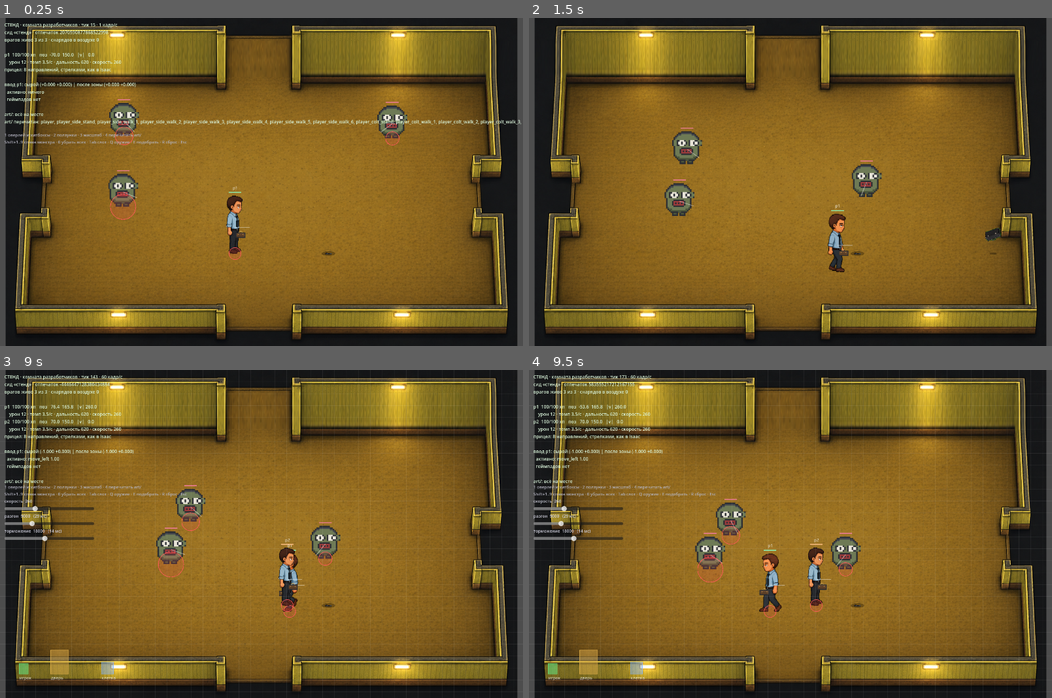
Above: before the commit, frames 1-4 (two rows, left to right).
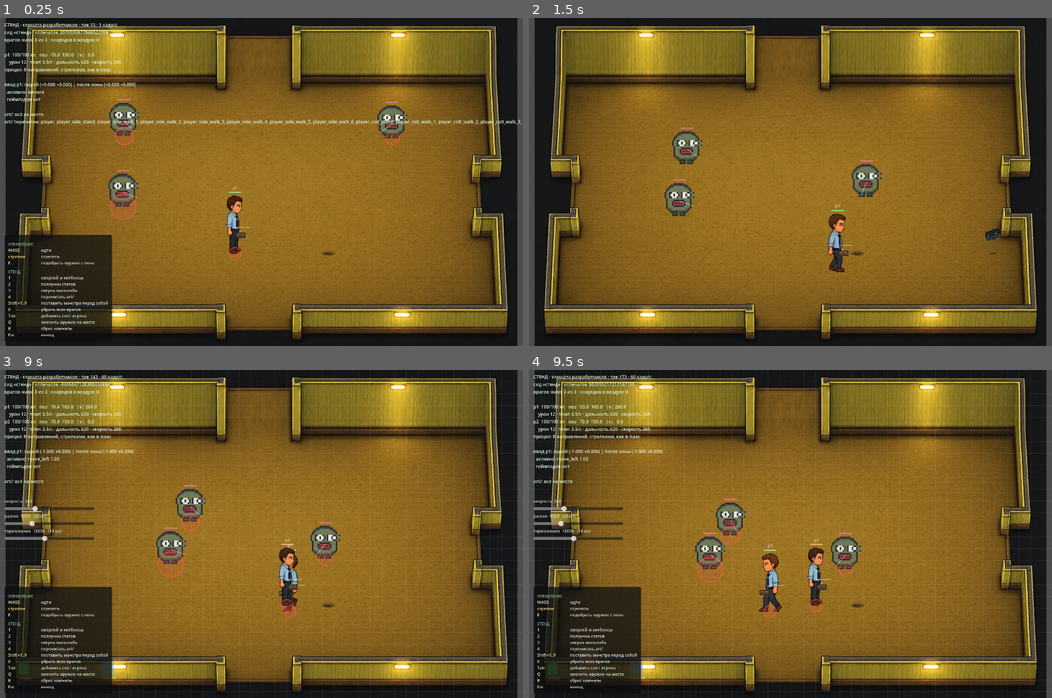
Above: after the commit, the same moments.

Repository: e2or28/lomka
Game: Godot game, scene res://game/dev_sandbox.tscn
The game is run twice, just before and just after one commit, with the same random seed, the same clock (stepped at 60 frames per second) and the same inputs.
Inputs (mouse positions are in pixels of both pictures, inside the frame that each line leads up to):
- Up to frame 1 (0.25 s): no input
- Up to frame 2 (1.5 s): tap Enter at 0.5 s; move the mouse to (905, 165) at 0.52 s; hold D 0.53-1.28 s; tap 1 at 0.6 s; click (905, 165) at 0.67 s; tap Space at 0.77 s; move the mouse to (685, 198) at 1.27 s; hold S from 1.28 s (still down); tap 9 at 1.35 s
- Up to frame 3 (9 s): tap Space at 1.52, 3.02, 3.77, 4.52, 6.02, 6.77, 7.52 s; move the mouse to (313, 461) at 2.02 s; release S at 2.03 s; hold D 2.03-2.78 s; tap 2 at 2.1 s; move the mouse to (235, 599) at 2.77 s; hold W 2.78-3.53 s; tap 3 at 2.85 s; click (235, 599) at 2.92 s; move the mouse to (418, 583) at 3.52 s; hold A 3.53-5.03 s; tap 4 at 3.6 s; move the mouse to (104, 484) at 4.27 s; tap Tab at 4.35 s; move the mouse to (287, 534) at 5.02 s; hold S 5.03-5.78 s; tap Q at 5.1 s; click (287, 534) at 5.17 s; move the mouse to (183, 452) at 5.77 s; hold D 5.78-6.53 s; tap 0 at 5.85 s; move the mouse to (376, 517) at 6.52 s; hold W 6.53-7.28 s; tap R at 6.6 s; move the mouse to (156, 550) at 7.27 s; hold D 7.28-8.03 s; tap E at 7.35 s; click (156, 550) at 7.42 s; move the mouse to (313, 461) at 8.02 s; hold S 8.03-8.78 s; tap F at 8.1 s; move the mouse to (235, 599) at 8.77 s; hold A from 8.78 s (still down); tap 1 at 8.85 s
- Up to frame 4 (9.5 s): keep holding A; tap Space at 9.02 s

The runs differ from the first frame. In frame 1, 5.8% of the frame differs, in the area x 0-36%, y 35-99%; in frame 2, nothing differs; in frame 3, 5.8%; in frame 4, 5.8%.

Commit message:
Подсказка по клавишам на экране: что нажимать и что будет
Строка подсказки была одна, мелкая и серая поверх светлого пола — её не
читали, потому что не видели. Теперь это список в левом нижнем углу:
клавиша янтарным, действие светлым, на тёмной подложке.

Разделён на два блока не для красоты. «Управление» — то, что останется
в игре и достанется игроку. «Стенд» — то, чего в игре не будет никогда.
Смешивать их значит однажды выпустить сборку, где Shift и цифра ставят
монстра.

Список лежит данными: завёл действие — дописал строку, и оно сразу видно
на экране. Списки, которые надо синхронизировать с кодом руками, живут
ровно до второй правки.

Колонка клавиш одной ширины на оба блока: сетки считают ширину каждая по
своим строкам, и описания начинались на разном отступе. Рост контейнера
развёрнут вверх — от нижнего якоря он иначе уходит за экран целиком.

Co-Authored-By: Claude Opus 5 <noreply@anthropic.com>

Diff:
--- a/game/debug_overlay.gd
+++ b/game/debug_overlay.gd
@@ -17,8 +17,38 @@
 	{"stat": "friction", "label": "торможение", "min": 200.0, "max": 40000.0, "step": 100.0},
 ]
 
+## Подсказка данными: завёл действие — дописал строку, и оно сразу видно
+## на экране. Списки, которые надо синхронизировать руками с кодом, живут
+## ровно до второй правки.
+const CONTROLS := [
+	["WASD", "идти"],
+	["стрелки", "стрелять"],
+	["E", "подобрать оружие с пола"],
+]
+
+const STAND_KEYS := [
+	["1", "оверлей и хитбоксы"],
+	["2", "ползунки статов"],
+	["3", "сверка масштаба"],
+	["4", "перечитать art/"],
+	["Shift+1..9", "поставить монстра перед собой"],
+	["0", "убрать всех врагов"],
+	["Tab", "добавить слот игрока"],
+	["Q", "сменить оружие на месте"],
+	["R", "сброс комнаты"],
+	["Esc", "выход"],
+]
+
+const KEY_COLOR := Color(0.98, 0.87, 0.55)
+const TEXT_COLOR := Color(0.86, 0.88, 0.9)
+const TITLE_COLOR := Color(0.55, 0.7, 0.6)
+
+## Колонка клавиш одной ширины на оба блока: иначе описания начинаются на
+## разном отступе, потому что сетки считают ширину каждая по своим строкам.
+const KEY_COLUMN := 78.0
+
 var _readout: Label = null
-var _hint: Label = null
+var _legend: VBoxContainer = null
 var _panel: VBoxContainer = null
 var _sliders: Dictionary = {}
 var _value_labels: Dictionary = {}
@@ -33,13 +63,33 @@
 	_readout.add_theme_color_override("font_color", Color(0.85, 0.95, 0.85))
 	add_child(_readout)
 
-	_hint = Label.new()
-	_hint.position = Vector2(12, 306)
-	_hint.add_theme_font_size_override("font_size", 11)
-	_hint.add_theme_color_override("font_color", Color(0.7, 0.7, 0.75))
-	_hint.text = "1 оверлей и хитбоксы · 2 ползунки · 3 масштаб · 4 перечитать art/\n" \
-		+ "Shift+1..9 спавн монстра · 0 убрать всех · Tab слот · Q оружие · E подобрать · R сброс · Esc"
-	add_child(_hint)
+	# Подложка: светлый пол съедает серый текст, и подсказка перестаёт
+	# читаться ровно там, где нужна — посреди комнаты.
+	var backdrop := PanelContainer.new()
+	backdrop.set_anchors_and_offsets_preset(
+		Control.PRESET_BOTTOM_LEFT, Control.PRESET_MODE_MINSIZE)
+	backdrop.offset_left += 12
+	backdrop.offset_right += 12
+	backdrop.offset_top -= 12
+	backdrop.offset_bottom -= 12
+	# Иначе список растёт вниз от нижнего края и уходит за экран целиком.
+	backdrop.grow_vertical = Control.GROW_DIRECTION_BEGIN
+
+	var style := StyleBoxFlat.new()
+	style.bg_color = Color(0.05, 0.06, 0.07, 0.74)
+	style.set_corner_radius_all(4)
+	style.set_content_margin_all(10)
+	backdrop.add_theme_stylebox_override("panel", style)
+	add_child(backdrop)
+
+	_legend = VBoxContainer.new()
+	_legend.add_theme_constant_override("separation", 1)
+	backdrop.add_child(_legend)
+
+	_legend.add_child(_legend_title("УПРАВЛЕНИЕ"))
+	_legend.add_child(_legend_rows(CONTROLS))
+	_legend.add_child(_legend_title("СТЕНД"))
+	_legend.add_child(_legend_rows(STAND_KEYS))
 
 	_panel = VBoxContainer.new()
 	_panel.position = Vector2(12, 344)
@@ -49,6 +99,40 @@
 
 	for knob in KNOBS:
 		_add_knob(knob)
+
+
+func _legend_title(text: String) -> Label:
+	var label := Label.new()
+	label.text = text
+	label.add_theme_font_size_override("font_size", 10)
+	label.add_theme_color_override("font_color", TITLE_COLOR)
+	# Воздух над заголовком, а не между строками: иначе блоки слипаются.
+	label.custom_minimum_size.y = 22
+	label.vertical_alignment = VERTICAL_ALIGNMENT_BOTTOM
+	return label
+
+
+## Сеткой, а не пробелами в одной строке: шрифт не моноширинный, и
+## колонки из пробелов разъезжаются на первой же длинной клавише.
+func _legend_rows(rows: Array) -> GridContainer:
+	var grid := GridContainer.new()
+	grid.columns = 2
+	grid.add_theme_constant_override("h_separation", 10)
+	grid.add_theme_constant_override("v_separation", 1)
+	for row in rows:
+		var key := _legend_cell(row[0], KEY_COLOR)
+		key.custom_minimum_size.x = KEY_COLUMN
+		grid.add_child(key)
+		grid.add_child(_legend_cell(row[1], TEXT_COLOR))
+	return grid
+
+
+func _legend_cell(text: String, color: Color) -> Label:
+	var label := Label.new()
+	label.text = text
+	label.add_theme_font_size_override("font_size", 11)
+	label.add_theme_color_override("font_color", color)
+	return label
 
 
 func _add_knob(knob: Dictionary) -> void:
